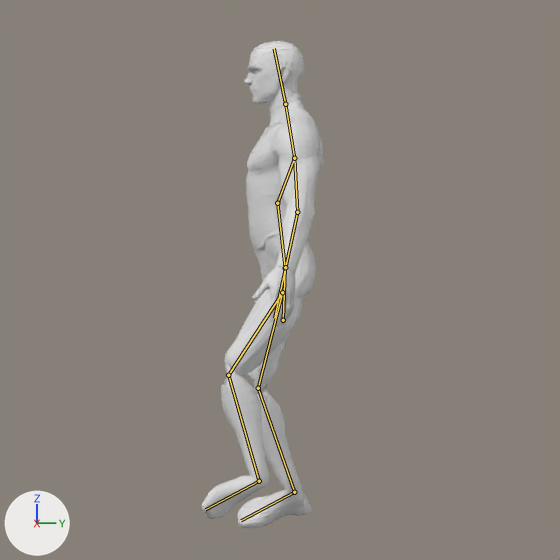
The Blender file docs/art-pipeline/tripo-style-test/output/base-models/masculine/rigged/masculine-rig-spike.blend: old version first, new version second.
One viewpoint serves both versions: the file's camera 'Rig_Validation_Camera'. Arrows for +X, +Y and +Z are at lower left; the lights stay in place. The first picture is the older version. Both versions are drawn at frame 40 of the action 'Ashveil_RigStress'; the numbers are the values there. The bones that bend it are drawn over the model as lines.

The first picture shows 'Body', 'Hand_PositiveX', 'Head', 'WIRE_Body', 'WIRE_Head' and 1 more.
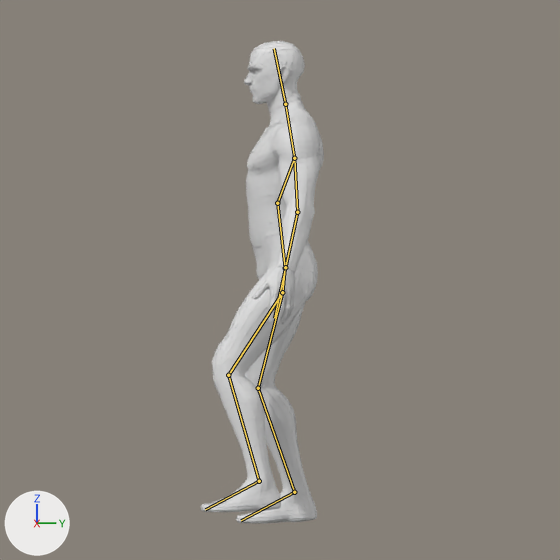
What differs and where, as boxes [x1, y1, x2, y2] in the pictures (560 x 560 px):
'Body', posed: before [202, 94, 323, 528]; after [201, 94, 323, 523]
'WIRE_Body', posed: before [202, 93, 324, 528]; after [201, 93, 324, 523]

The edits, one by one:
Bone 'thigh.L' (bone_thigh_l) turns from (-85, 51, -83) to (-39, 0, 0) degrees about its own x, y and z.
Bone 'shin.L' (bone_shin_l) turns from (-10, -159, 57) to (54, 2, 2) degrees about its own x, y and z.
Bone 'foot.L' (bone_foot_l) turns from (-113, -106, 49) to (14, -5, 2) degrees about its own x, y and z.
Bone 'thigh.R' (bone_thigh_r) turns from (80, 111, 78) to (-20, 0, -2) degrees about its own x, y and z.
Bone 'shin.R' (bone_shin_r) turns from (3, 157, 32) to (39, -2, 1) degrees about its own x, y and z.
Bone 'foot.R' (bone_foot_r) turns from (-51, -41, -63) to (17, 5, -2) degrees about its own x, y and z.
